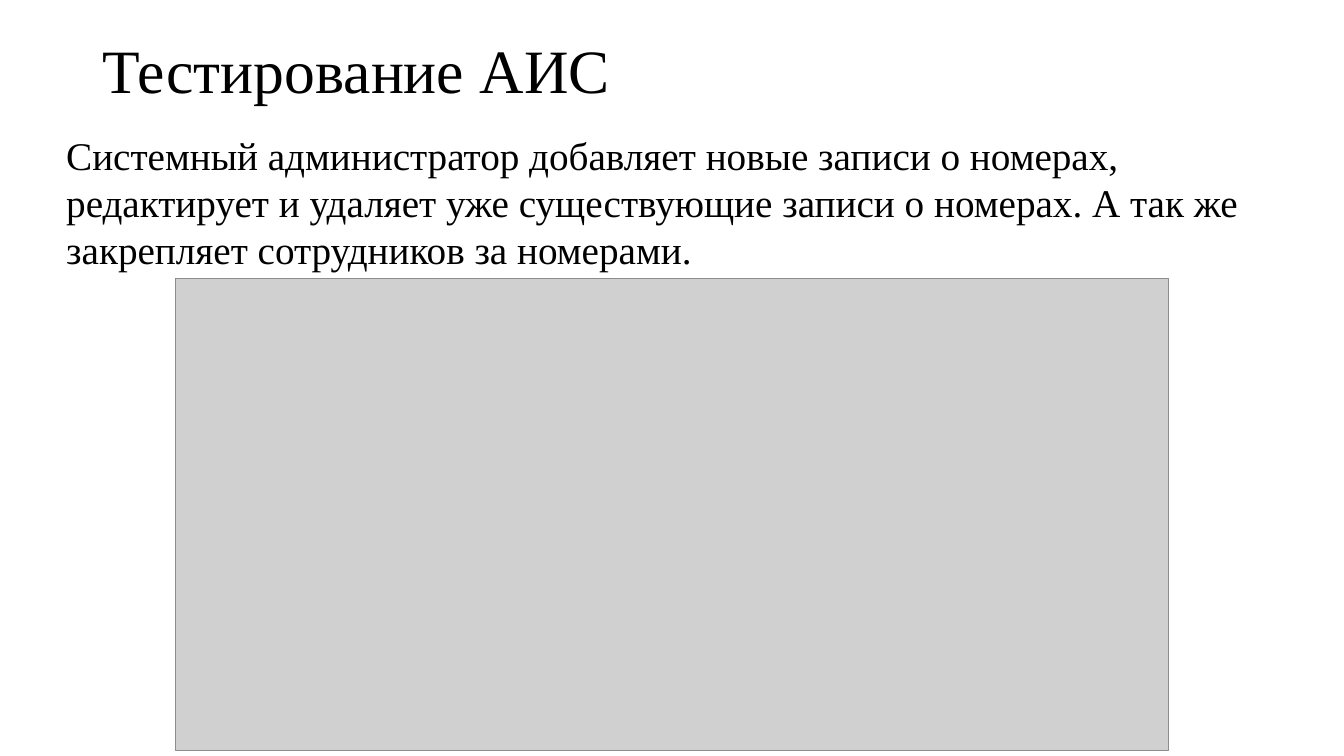
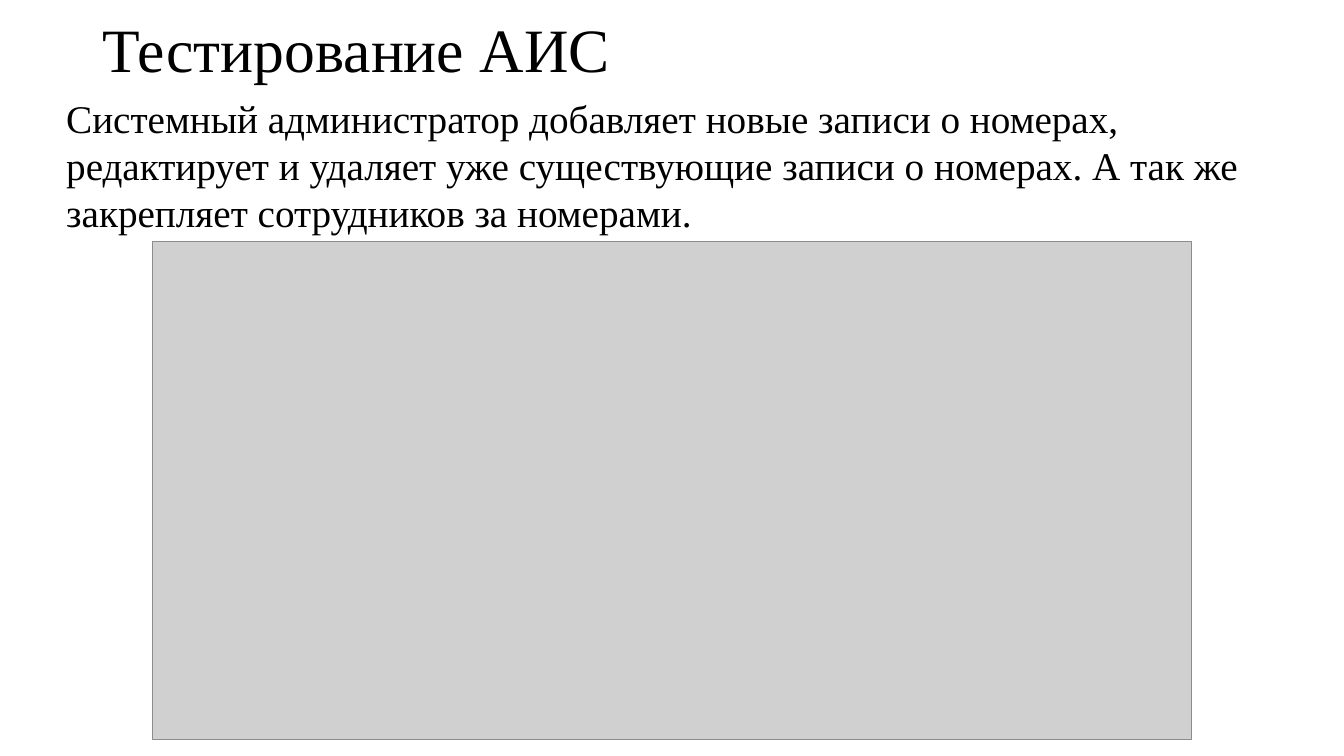
Before and after one commit to depxd/hotel3, a slide deck: slide 19 of Презентаци АИС гостницы.pptx. Drawn at 1344x756 pixels with LibreOffice and Linux fonts; fonts in the diff are those of the drawing; grey boxes stand for pictures. Boxes give left, top, right and bottom in pixels: in the first picture for what was removed or moved away, otherwise in the second. Text is boxed around its words. In the diff, an @@ line names an element or a change of style, - is before the commit and + after.

```diff
--- a/Презентаци АИС гостницы.pptx
+++ b/Презентаци АИС гостницы.pptx
@@ title "Тестирование АИС": place and size @@
-title "Тестирование АИС" at (102,52,610,104)
+title "Тестирование АИС" at (102,31,610,84)
@@ text "Системный администратор добавляет новые записи ...": place and size @@
-text "Системный администратор добавляет новые записи ..." at (66,142,1238,271)
+text "Системный администратор добавляет новые записи ..." at (66,105,1238,234)
@@ picture: place and size @@
-picture at (175,278,1169,750)
+picture at (152,242,1192,740)
```
Also in this commit, not shown: 18 other slides changed, 2 other files.
